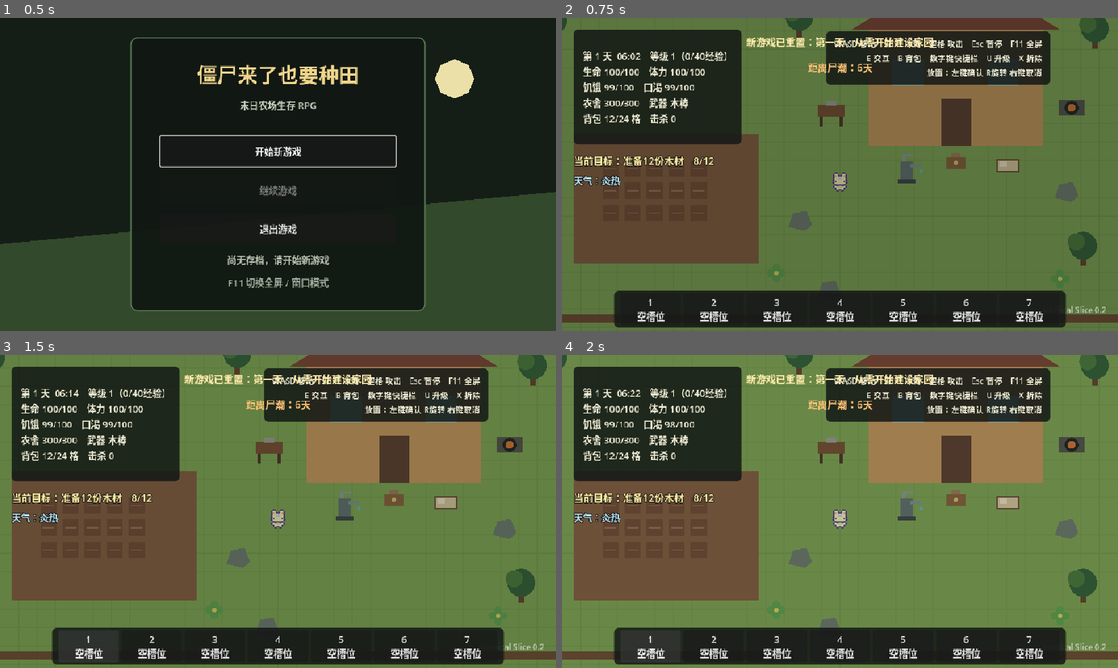
Above: before the commit, frames 1-4 (two rows, left to right).
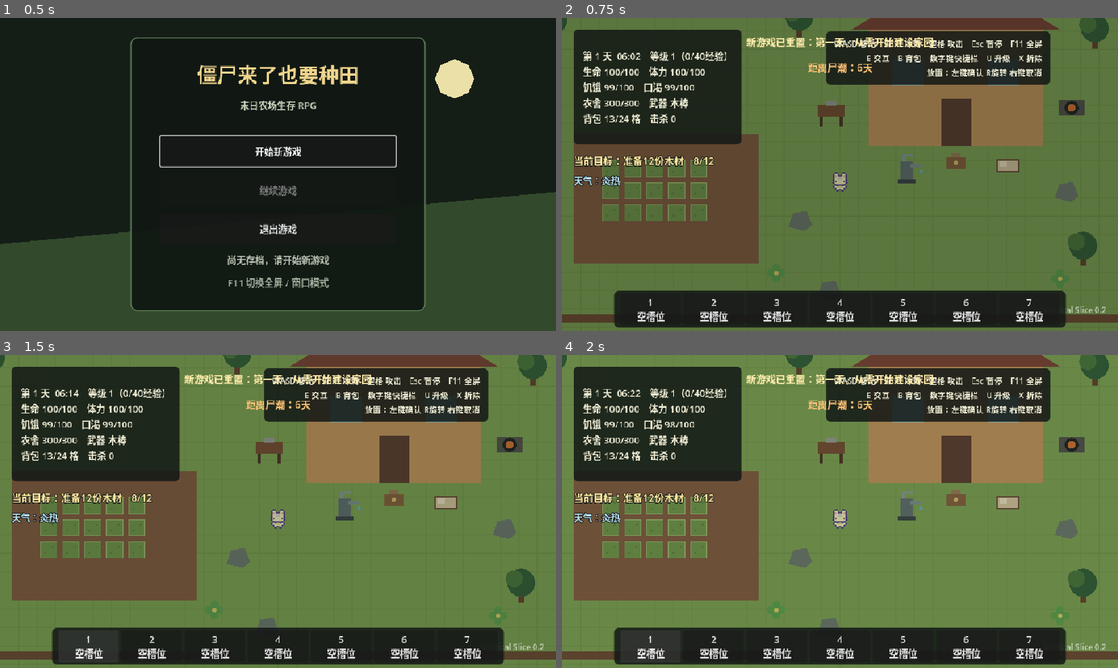
Above: after the commit, the same moments.

Repository: fanfanhappy/zombie-farm-survival
Game: Godot game, scene res://scenes/ui/main_menu.tscn
Same seed, same stepped clock (60 frames per second), same inputs: the game is played once before the commit and once after it.
Inputs:
- Up to frame 1 (0.5 s): no input
- Up to frame 2 (0.75 s): click "开始新游戏" at 0.5 s
- Up to frame 3 (1.5 s): click "1 空槽位" at 1.25 s
- Up to frame 4 (2 s): no input

Frame 1 is identical in both runs. In frame 2, 2.2% of the frame differs, in the area x 7-27%, y 31-65%; in frame 3, 2.2%; in frame 4, 2.2%.

Commit message:
完善石锄与土地开垦逻辑

Diff:
--- a/data/items/item_catalog.json
+++ b/data/items/item_catalog.json
@@ -23,6 +23,15 @@
     "description": "基础采石工具。选入快捷栏后，采集石块的效率更高。",
     "category": "tool",
     "tool_type": "pickaxe",
+    "stack_limit": 1,
+    "usable": true,
+    "sort_order": 2
+  },
+  "stone_hoe": {
+    "name": "石锄",
+    "description": "用于开垦土地。放入快捷栏并选中后，靠近未开垦土地按E使用。",
+    "category": "tool",
+    "tool_type": "hoe",
     "stack_limit": 1,
     "usable": true,
     "sort_order": 2
--- a/data/recipes/basic_recipes.json
+++ b/data/recipes/basic_recipes.json
@@ -16,6 +16,12 @@
     "station": "workbench",
     "ingredients": { "wood": 4, "stone": 2 },
     "results": { "stone_pickaxe": 1 }
+  },
+  "stone_hoe": {
+    "name": "石锄",
+    "station": "workbench",
+    "ingredients": { "wood": 3, "stone": 2 },
+    "results": { "stone_hoe": 1 }
   },
   "repair_hammer": {
     "name": "维修锤",
--- a/scripts/core/game_controller.gd
+++ b/scripts/core/game_controller.gd
@@ -27,7 +27,7 @@
 @onready var weather_label: Label = $HUD/WeatherStatus
 @onready var pause_overlay: ColorRect = $HUD/PauseOverlay
 
-const STARTING_ITEMS := {"wooden_club": 1, "wood_fence": 3, "wood_spike": 2, "storage_chest": 1, "snare_trap": 1, "wood": 8, "stone": 4, "herb": 2, "potato": 2, "potato_seed": 4, "carrot_seed": 3, "herb_seed": 2}
+const STARTING_ITEMS := {"wooden_club": 1, "stone_hoe": 1, "wood_fence": 3, "wood_spike": 2, "storage_chest": 1, "snare_trap": 1, "wood": 8, "stone": 4, "herb": 2, "potato": 2, "potato_seed": 4, "carrot_seed": 3, "herb_seed": 2}
 var day := 1
 var day_progress := 0.25
 var last_hour := -1
@@ -211,6 +211,7 @@
 func _on_interaction_requested() -> void:
 	var target := _nearest_interactable()
 	if target and target.has_method("interact"):
+		if target.has_method("can_interact") and not target.can_interact(self): return
 		var stamina_cost := float(target.get_stamina_cost()) if target.has_method("get_stamina_cost") else 0.0
 		if stamina_cost > 0.0 and not player.try_spend_stamina(stamina_cost):
 			show_message("体力不足，休息片刻再继续")
--- a/scripts/world/farming/farm_plot.gd
+++ b/scripts/world/farming/farm_plot.gd
@@ -18,7 +18,7 @@
 
 func get_interaction_prompt() -> String:
 	match state:
-		PlotState.EMPTY: return "E 开垦土地"
+		PlotState.EMPTY: return "E 使用石锄开垦土地"
 		PlotState.TILLED: return "E 播种（先在快捷栏选择种子）"
 		PlotState.PLANTED, PlotState.GROWING: return "E 浇水" if not watered else "%s今天已浇水" % get_crop_name()
 		PlotState.READY: return "E 收获%s" % get_crop_name()
@@ -32,6 +32,18 @@
 		PlotState.PLANTED, PlotState.GROWING: return 3.0 if not watered else 0.0
 		PlotState.READY: return 4.0
 	return 0.0
+
+
+func can_interact(game: Node) -> bool:
+	if state == PlotState.EMPTY and game.get_active_tool_type() != "hoe":
+		game.show_message("需要先把石锄放入快捷栏并选中")
+		return false
+	if state == PlotState.TILLED:
+		var selected_item_id: String = game.get_selected_hotbar_item_id()
+		if selected_item_id.is_empty() or game.inventory.get_item_data(selected_item_id).get("category", "") != "seed":
+			game.show_message("需要先把种子放入快捷栏并选中")
+			return false
+	return true
 
 
 func interact(game: Node) -> void:
@@ -125,12 +137,16 @@
 
 
 func _draw() -> void:
-	draw_rect(Rect2(-14, -14, 28, 28), Color("#76523e"))
 	if state == PlotState.EMPTY:
-		draw_line(Vector2(-10, 0), Vector2(10, 0), Color("#99745a"), 2.0)
+		draw_rect(Rect2(-14, -14, 28, 28), Color("#769d55"), true)
+		draw_rect(Rect2(-14, -14, 28, 28), Color("#9fbd77"), false, 1.0)
+		draw_circle(Vector2(-6, 5), 2.0, Color("#668b49"))
+		draw_circle(Vector2(7, -5), 2.0, Color("#668b49"))
 	elif state == PlotState.TILLED:
+		draw_rect(Rect2(-14, -14, 28, 28), Color("#76523e"))
 		for y in [-8, 0, 8]: draw_line(Vector2(-11, y), Vector2(11, y), Color("#a77b58"), 2.0)
 	elif state in [PlotState.PLANTED, PlotState.GROWING, PlotState.READY]:
+		draw_rect(Rect2(-14, -14, 28, 28), Color("#76523e"))
 		var size := 4.0 + growth_days * 3.0
 		var leaf_color := Color("#%s" % crop_data.get("leaf_color", "65a653"))
 		var produce_color := Color("#%s" % crop_data.get("produce_color", "d5b061"))
Not shown, changed: README.md
